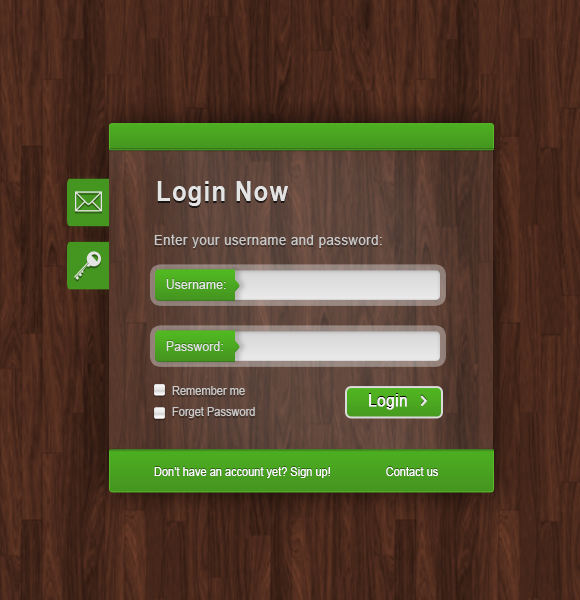
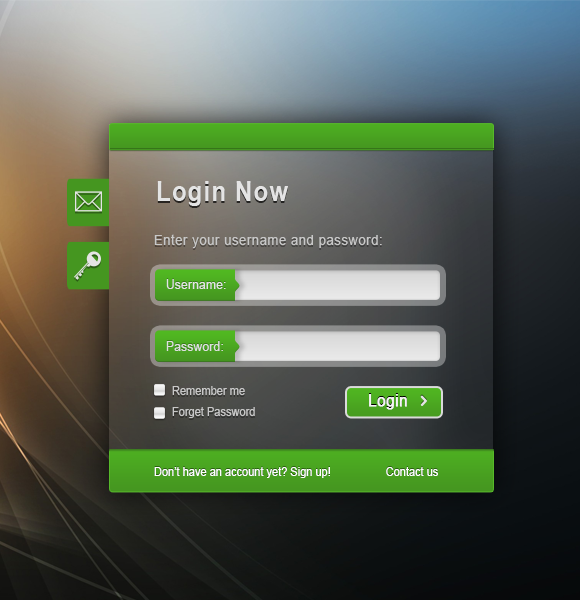
Two versions of the same layered image (580x600). Layer-by-layer changes:
added layer "Layer 4" above "bg" over (x1=0, y1=0, x2=580, y2=600)
hid "bg" (3rd of 3) over (x1=0, y1=0, x2=580, y2=600)
